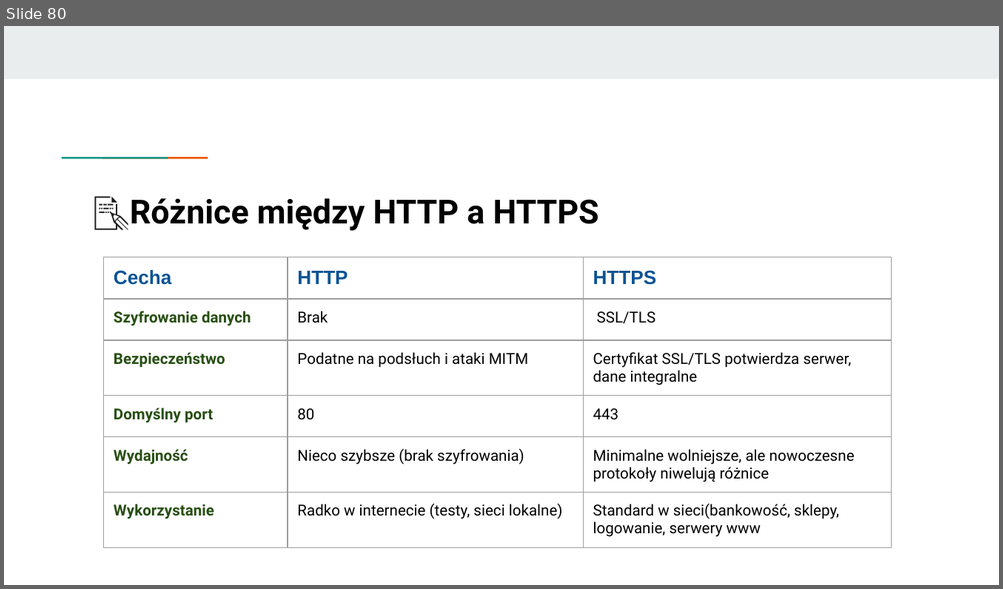
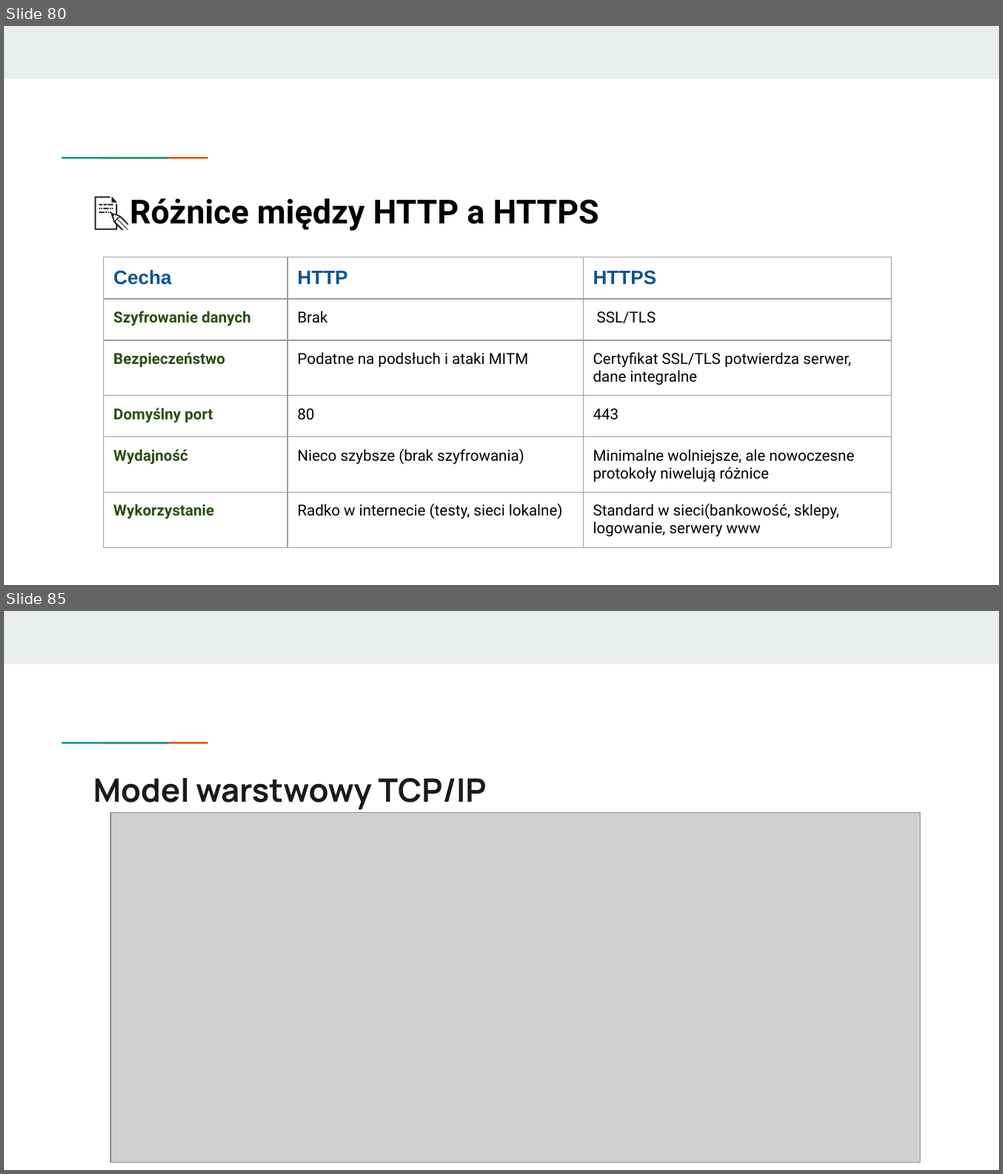
Before and after one commit to KasiaKasia/PRZEDMIOTY, a slide deck: ZASTOSOWANIE_INFORMATYKI/1A-gr_2/Zastosowanie informatyki - 1A gr. 2.pptx. Shown one above the other, each under a label of ours: slide 80 before the commit, slides 80 and 85 after it; the slides between them are not shown. The pictures are 1003x589 and 1003x1174 pixels, drawn with LibreOffice and Linux fonts; fonts in the diff are those of the drawing; grey boxes stand for pictures. Boxes give left, top, right and bottom in pixels: in the first picture for what was removed or moved away, otherwise in the second. Text is boxed around its words. In the diff, an @@ line names an element or a change of style, - is before the commit and + after.

```diff
--- a/ZASTOSOWANIE_INFORMATYKI/1A-gr_2/Zastosowanie informatyki - 1A gr. 2.pptx
+++ b/ZASTOSOWANIE_INFORMATYKI/1A-gr_2/Zastosowanie informatyki - 1A gr. 2.pptx
@@ slide 85 added at bbox=[4, 611, 999, 1170], background #FFFFFF; not listed: 3 template elements that a slide beside it also shows @@
@@ title added at bbox=[94, 778, 486, 810], 23.4 pt, text #1A1A1A, bold @@
+Model warstwowy TCP/IP
@@ picture added at bbox=[111, 813, 920, 1163] @@
```
Also in this commit, not shown: 9 other slides added, 1 slide removed, 1 other file.
